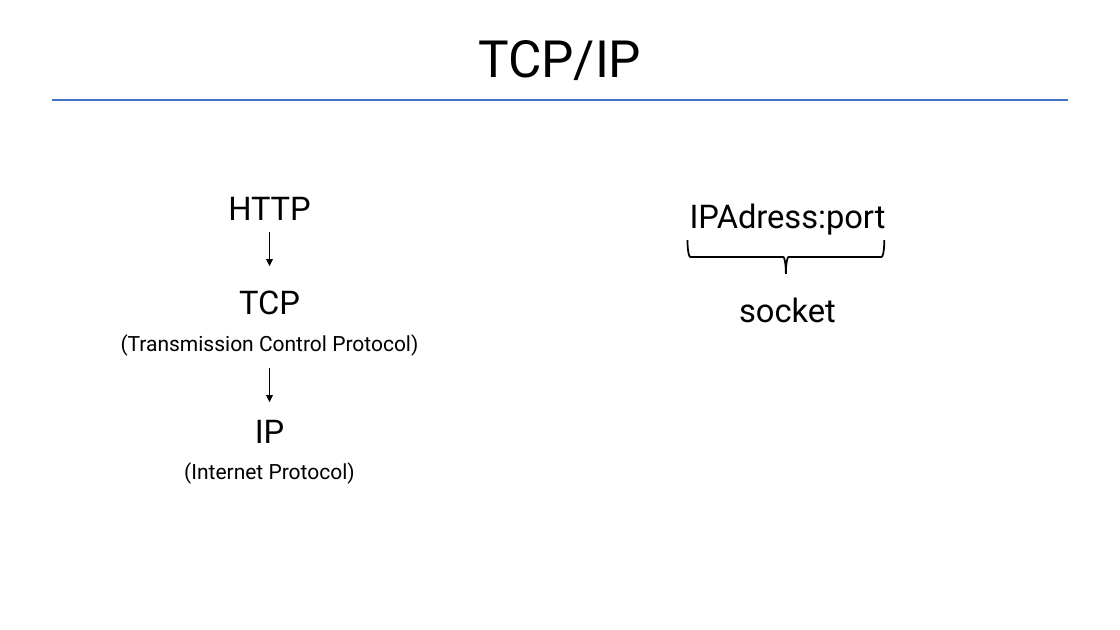
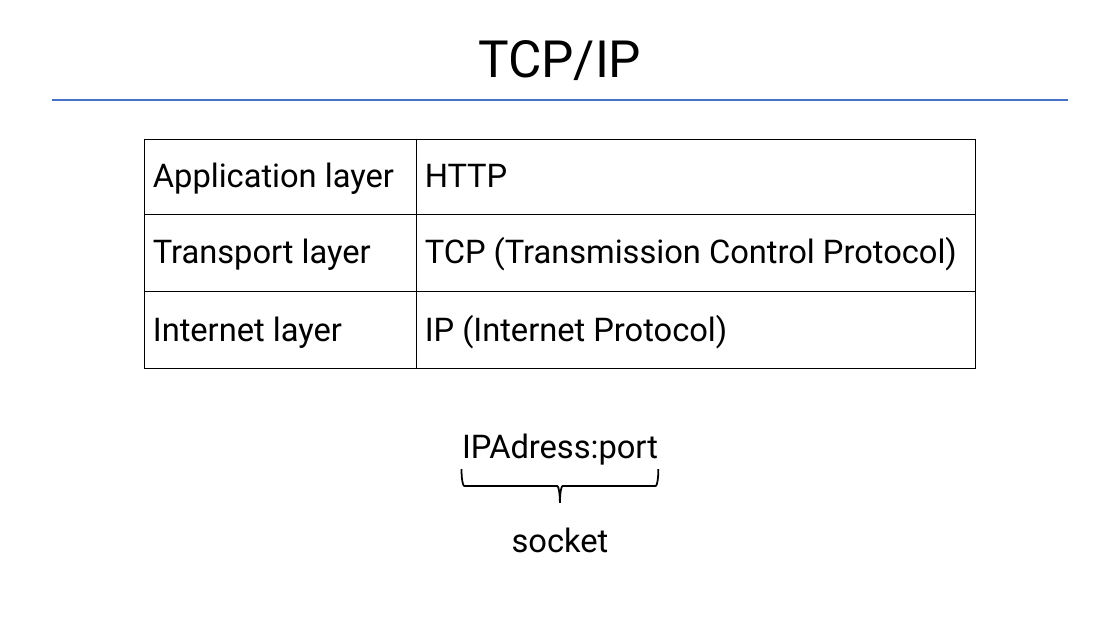
Before and after one commit to Garnik94/Levelup_presentations, a slide deck: slide 4 of Http/Http_presentation.pptx (slide 3 before the commit). Drawn at 1120x630 pixels with LibreOffice and Linux fonts; fonts in the diff are those of the drawing. Boxes give left, top, right and bottom in pixels: in the first picture for what was removed or moved away, otherwise in the second. Text is boxed around its words. In the diff, an @@ line names an element or a change of style, - is before the commit and + after.

```diff
--- a/Http/Http_presentation.pptx
+++ b/Http/Http_presentation.pptx
@@ table added at box(145, 139, 976, 369), 3 rows, 2 columns @@
+Application layer | HTTP
+Transport layer | TCP (Transmission Control Protocol)
+Internet layer | IP (Internet Protocol)
@@ text removed at box(121, 196, 418, 484) @@
-HTTP
-TCP
-(Transmission Control Protocol)
-IP
-(Internet Protocol)
@@ arrow removed from (270, 233) to (270, 266) @@
@@ arrow removed from (270, 369) to (270, 402) @@
@@ text "IPAdress:port": place and size @@
-text "IPAdress:port" at box(690, 203, 886, 323)
+text "IPAdress:port" at box(462, 433, 658, 553)
@@ left brace: place and size @@
-left brace at box(688, 240, 885, 274)
+left brace at box(462, 469, 659, 502)
```
Also in this commit, not shown: 2 other slides changed, 3 slides added, 3 other files.
